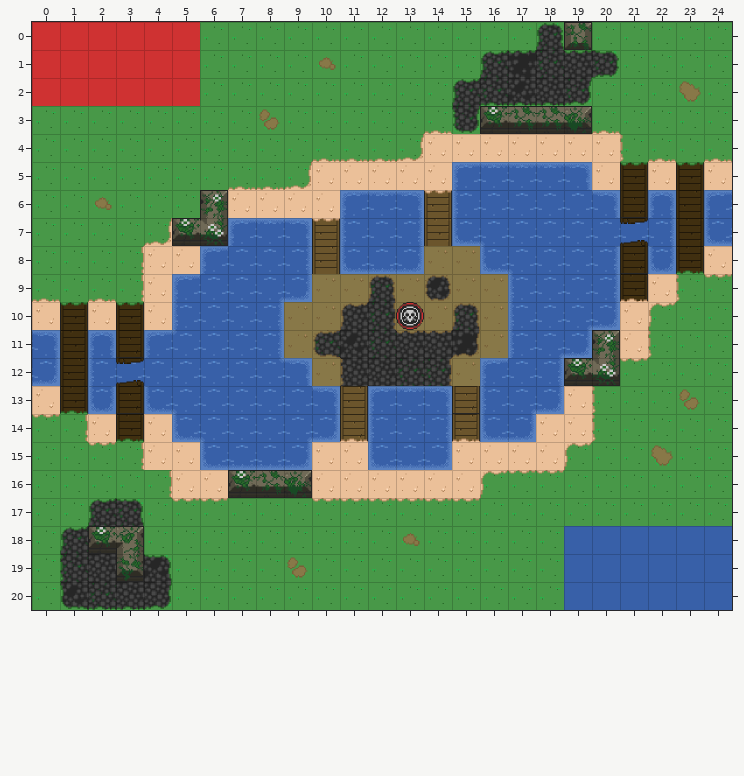
One commit to this Tiled map: src/maps/src/test1.tmx. This is how it looked before the edit.
Cells are 48x48 px. Shown: x 0..24, y 0..20.
The result:
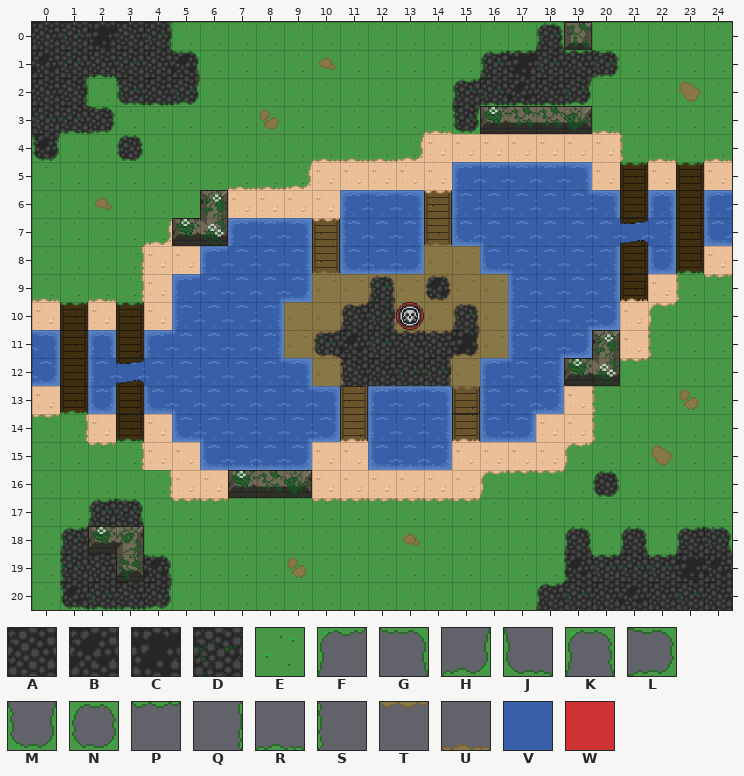
Key: from "oryx_16bit_fantasy_world_trans": A 844, B 845, C 846, D 847, E 926, F 935, G 936, H 937, J 938, K 939, L 940, M 941, N 943, P 944, Q 945, R 946, S 947, T 1168, U 1170, V 1648, W 1984.
_ is an empty cell, # one hidden under a higher layer, . an unchanged one.
Edits made:
--- layer "Tile Layer 1"
@@ x 0..5 @@
- 0 #####.
- 1 ######
- 2 ##.###
- 3 EEE...
- 4 E..E..
+ 0 ADCAD.
+ 1 BDADAB
+ 2 AA.DAD
+ 3 DDA...
+ 4 B..A..
@@ x 20..20 @@
-16 E
+16 A
@@ x 18..24 @@
-18 .#.#.##
-19 .######
-20 E######
+18 .A.A.AD
+19 .BDDDCB
+20 ADABADA
--- layer "Water"
@@ x 10..14 @@
- 7 ...._
- 8 _....
+ 7 ....U
+ 8 U....
@@ x 15..15 @@
-13 _
+13 T
--- layer "RedSpawn" (now hidden)
@@ x 0..5 @@
- 0 WWWWWW
- 1 WWWWWW
- 2 WWWWWW
+ 0 ______
+ 1 ______
+ 2 ______
--- layer "BlueSpawn" (now hidden)
@@ x 19..24 @@
-18 VVVVVV
-19 VVVVVV
-20 VVVVVV
+18 ______
+19 ______
+20 ______
--- layer "Detail"
@@ x 0..5 @@
- 0 ...._.
- 1 .._.._
- 2 ._.___
- 3 .__...
- 4 _.._..
+ 0 ....Q.
+ 1 ..R..G
+ 2 .Q.JRH
+ 3 .RL...
+ 4 M..N..
@@ x 20..20 @@
-16 _
+16 N
@@ x 18..24 @@
-18 ._._.__
-19 .__._..
-20 _......
+18 .K.K.FG
+19 .SP.P..
+20 F......
